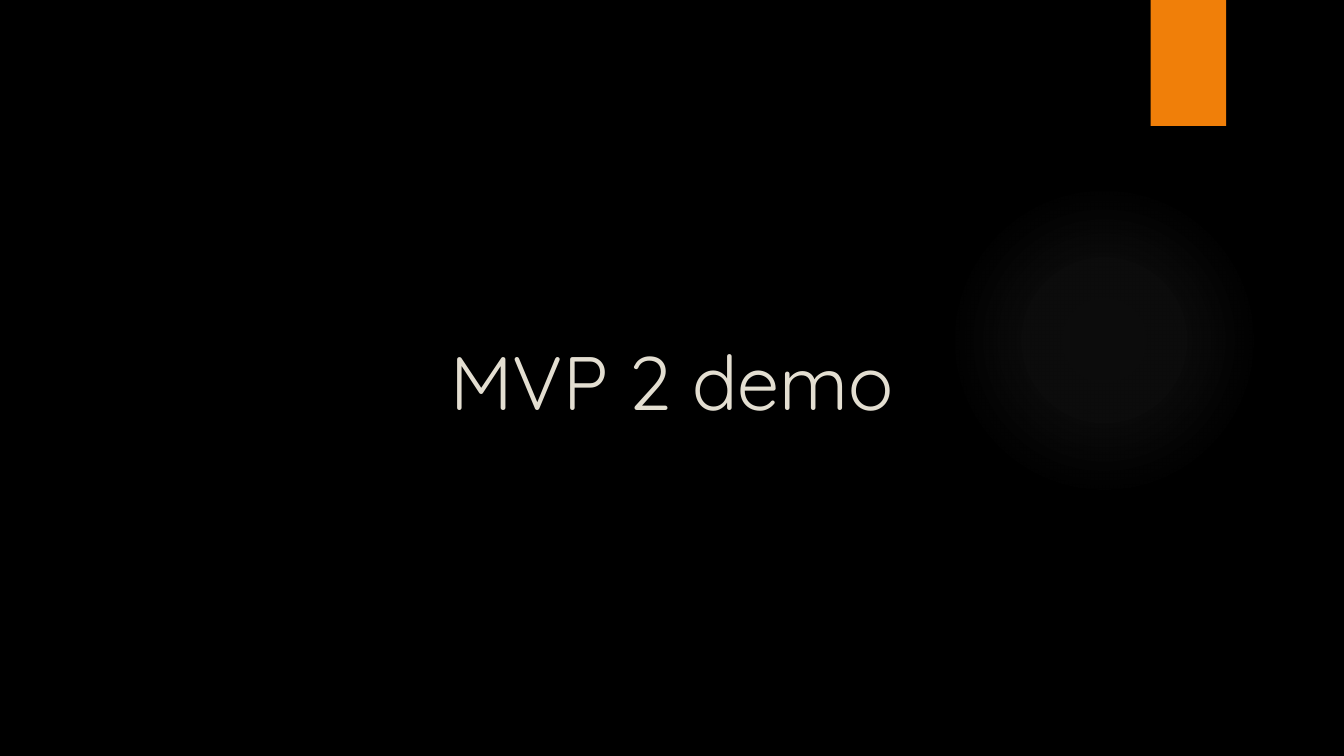
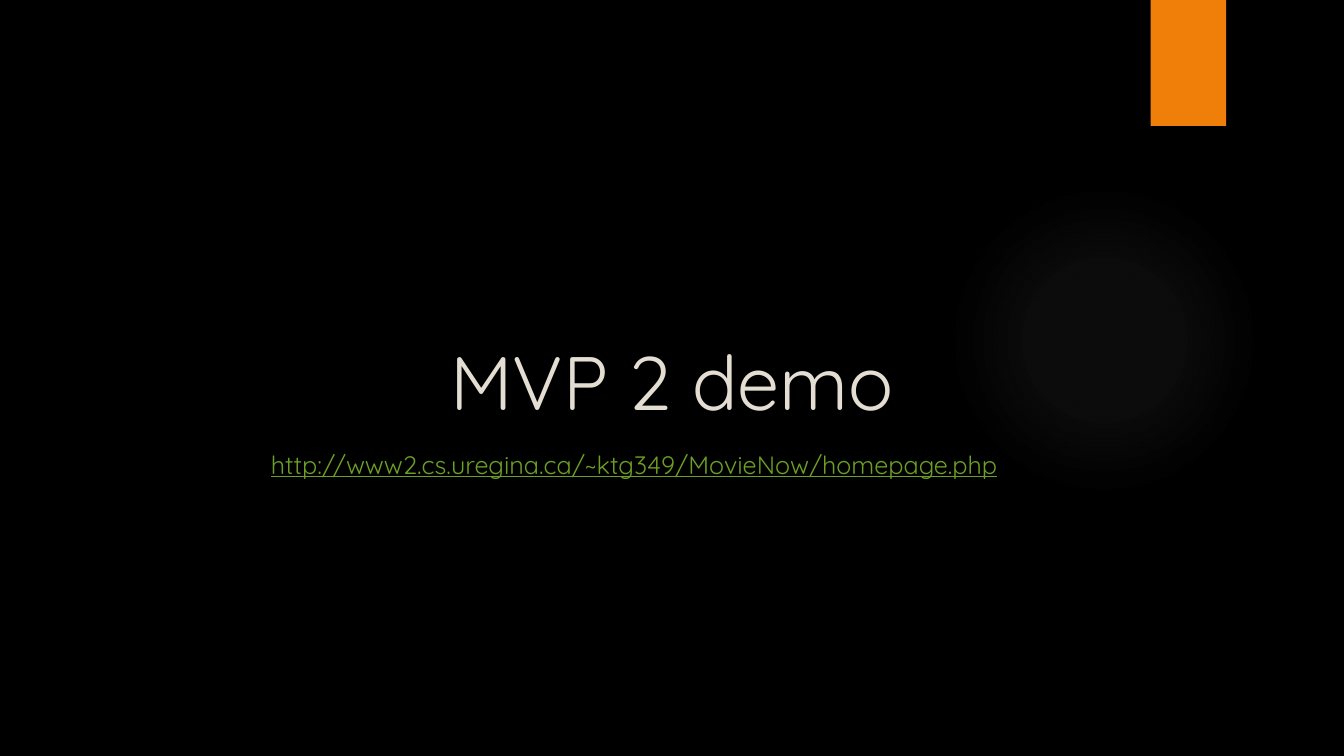
Before and after one commit to alpacamusical/Project-ENSE-374, a slide deck: slide 7 of Documentation/Milestone 4.pptx. Drawn at 1344x756 pixels with LibreOffice and Linux fonts; fonts in the diff are those of the drawing; background and template pictures are left out. Boxes give left, top, right and bottom in pixels: in the first picture for what was removed or moved away, otherwise in the second. Text is boxed around its words. In the diff, an @@ line names an element or a change of style, - is before the commit and + after.

```diff
--- a/Documentation/Milestone 4.pptx
+++ b/Documentation/Milestone 4.pptx
@@ text added at [271, 454, 997, 479], 18 pt, text #6B9F25, underline @@
+http://www2.cs.uregina.ca/~ktg349/MovieNow/homepage.php
```
Also in this commit, not shown: 1 other slide changed.
